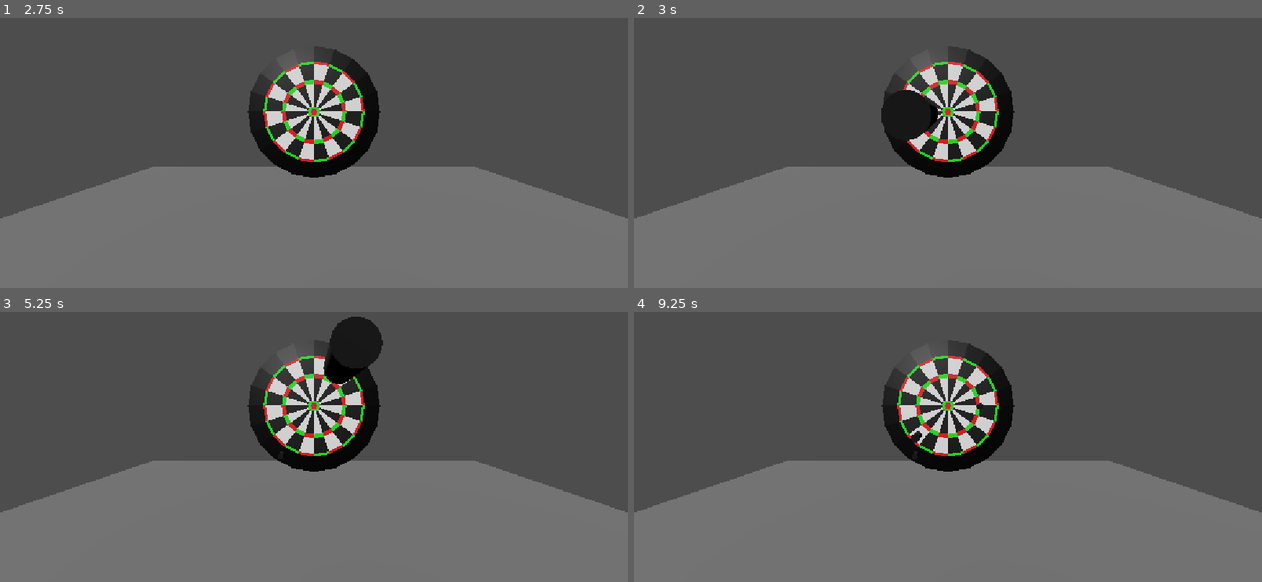
Above: before the commit, frames 1-4 (two rows, left to right).
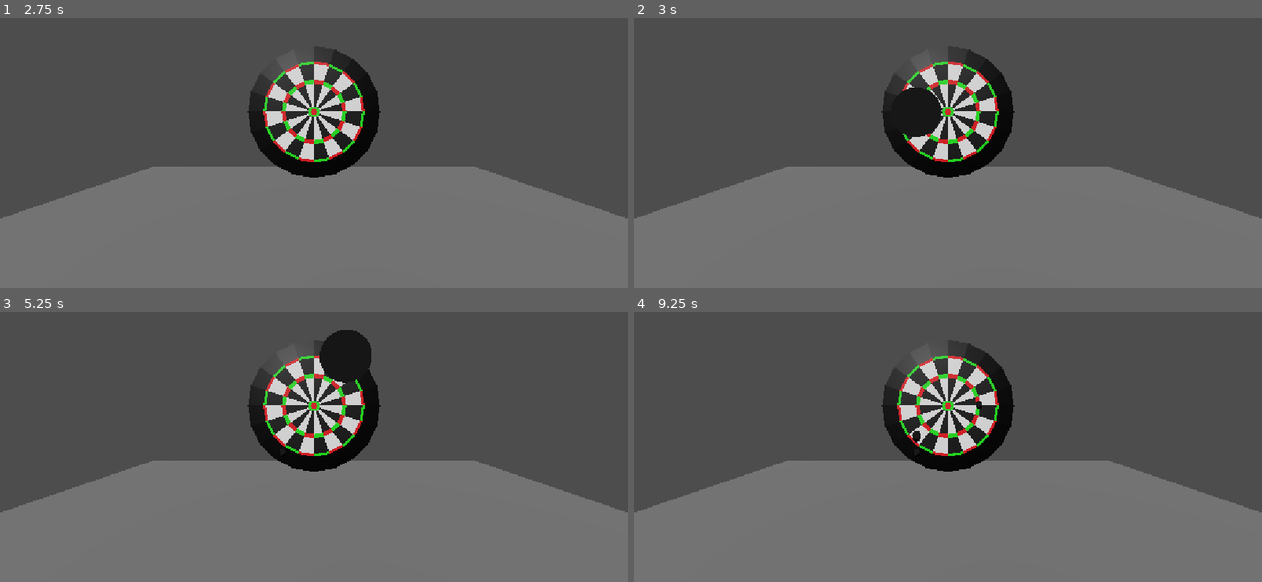
Above: after the commit, the same moments.

Repository: nugamestudioclub/dartuna
Game: Godot game, scene res://scenes/marco_dev_scene.tscn
Same seed, same stepped clock (60 frames per second), same inputs: the game is played once before the commit and once after it.
Inputs (mouse positions are in pixels of both pictures, inside the frame that each line leads up to):
- Up to frame 1 (2.75 s): tap Enter at 0.5, 2 s; move the mouse to (452, 93) at 0.52 s; click (452, 93) at 0.67 s; tap Space at 1.25 s; move the mouse to (188, 128) at 1.27 s; click (188, 128) at 1.42 s; move the mouse to (376, 34) at 2.02 s; click (376, 34) at 2.17 s
- Up to frame 2 (3 s): tap Space at 2.75 s; move the mouse to (916, 182) at 2.77 s; click (916, 182) at 2.92 s
- Up to frame 3 (5.25 s): move the mouse to (502, 457) at 3.52 s; click (502, 457) at 3.67 s; tap Enter at 4.25 s; move the mouse to (125, 352) at 4.27 s; click (125, 352) at 4.42 s; tap Space at 5 s; move the mouse to (345, 406) at 5.02 s; click (345, 406) at 5.17 s
- Up to frame 4 (9.25 s): move the mouse to (853, 317) at 5.77 s; click (853, 317) at 5.92 s; move the mouse to (1086, 387) at 6.52 s; click (1086, 387) at 6.67 s; move the mouse to (822, 422) at 7.27 s; click (822, 422) at 7.42 s; move the mouse to (1010, 328) at 8.02 s; click (1010, 328) at 8.17 s; move the mouse to (916, 476) at 8.77 s; click (916, 476) at 8.92 s

Frame 1 is identical in both runs. In frame 2, 0.2% of the frame differs, in the area x 39-49%, y 25-46%; in frame 3, 0.6%, in the area x 50-61%, y 1-27%; in frame 4, less than 0.1%.

Commit message:
added rotation to darts

Diff:
--- a/assets/prefabs/dart_template.tscn
+++ b/assets/prefabs/dart_template.tscn
@@ -20,12 +20,12 @@
 power = 4.0
 
 [node name="CharacterBody3D" type="CharacterBody3D" parent="." unique_id=1985407481]
-transform = Transform3D(-4.371139e-08, -1, 0, 1, -4.371139e-08, 0, 0, 0, 1, 0, 0, 0)
 
 [node name="CollisionShape3D" type="CollisionShape3D" parent="CharacterBody3D" unique_id=1193894734]
+transform = Transform3D(1, 0, 0, 0, -4.371139e-08, -1, 0, 1, -4.371139e-08, 0, 0, 0)
 shape = SubResource("CylinderShape3D_rsyox")
 
 [node name="MeshInstance3D" type="MeshInstance3D" parent="CharacterBody3D" unique_id=235804308]
-transform = Transform3D(1, 0, 0, 0, 1, 0, 0, 0, 1, 5.551115e-16, 0.0034179688, 0)
+transform = Transform3D(1, 0, 0, 0, -4.371139e-08, -1, 0, 1, -4.371139e-08, 5.551115e-16, 0.0034179688, 0)
 mesh = SubResource("CylinderMesh_a0f0j")
 surface_material_override/0 = SubResource("StandardMaterial3D_r6vnx")
--- a/scripts/dart_component.gd
+++ b/scripts/dart_component.gd
@@ -20,6 +20,11 @@
 		return
 	body.velocity.y -= gravity * delta  # drop effect
 
+	# Rotate the body in place, and skip cases look_at can't handle
+	var dir := body.velocity.normalized()
+	if body.velocity.length_squared() > 0.0001 and abs(dir.dot(Vector3.UP)) < 0.999:
+		body.look_at(body.global_position + body.velocity, Vector3.UP)
+
 	var collision = body.move_and_collide(body.velocity * delta)
 	if collision:
 		launched = false  # dart sticks where it hits
--- a/scripts/dart_launch_raycasting.gd
+++ b/scripts/dart_launch_raycasting.gd
@@ -62,11 +62,6 @@
 		var query := PhysicsRayQueryParameters3D.create(from, to)
 		var result := get_world_3d().direct_space_state.intersect_ray(query)
 		if result:
-			#var marker := MeshInstance3D.new()
-			#marker.mesh = SphereMesh.new()
-			#marker.scale = Vector3.ONE * 0.5
-			#get_tree().current_scene.add_child(marker)
-			#marker.global_position = result.position
 			var v := calculate_launch_vector(global_position, result.position, 10, g)
 			print(v);
 			var bullet = BULLET_PREFAB.instantiate();
